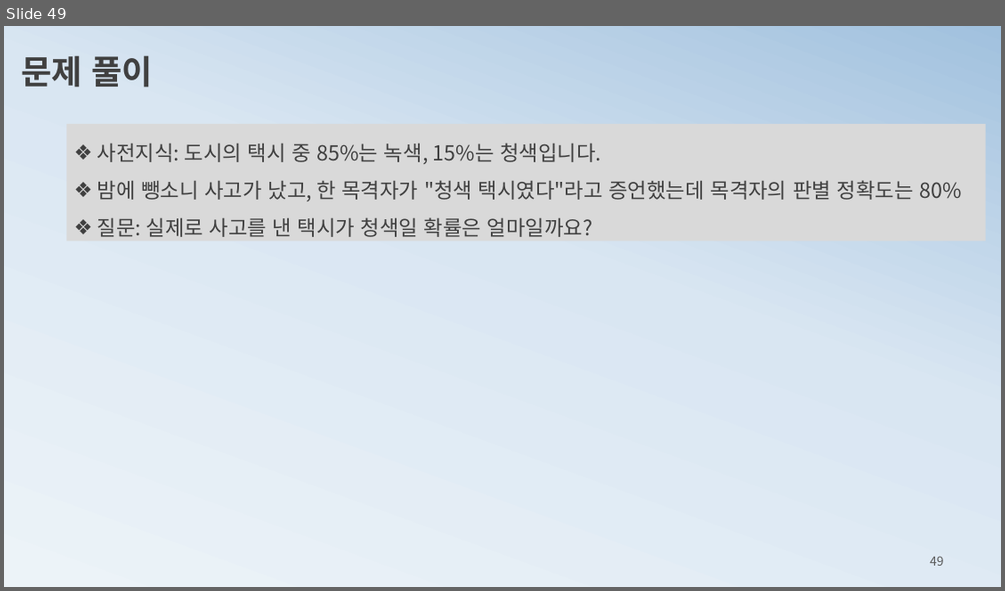
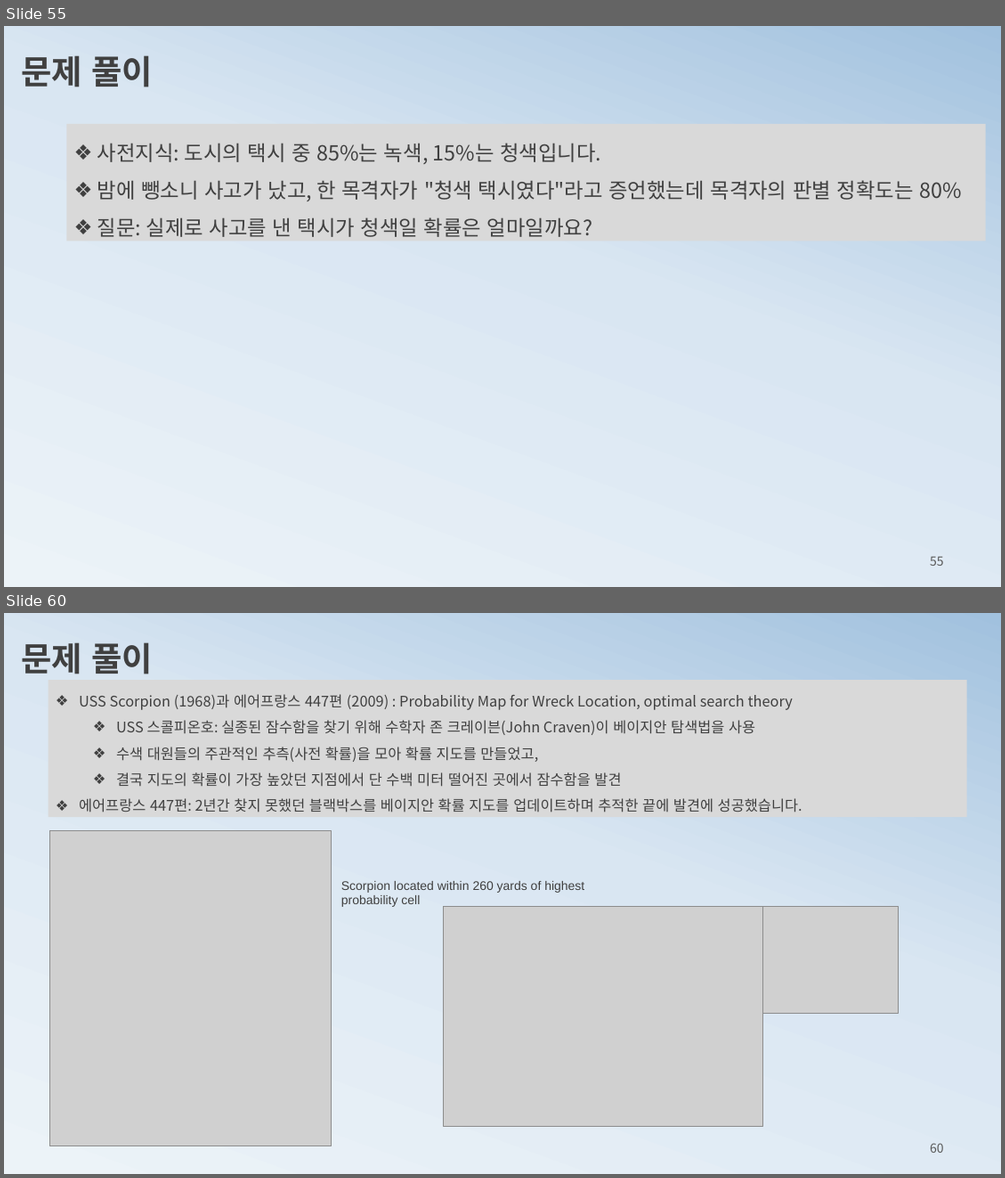
Before and after one commit to ancestor9/mathematics-for-machine-learning, a slide deck: 2_probability theory for machine learning.pptx. Shown one above the other, each under a label of ours: slide 49 before the commit, slides 55 and 60 after it; the slides between them are not shown. The pictures are 1005x591 and 1005x1178 pixels, drawn with LibreOffice and Linux fonts; fonts in the diff are those of the drawing; grey boxes stand for pictures. Boxes give left, top, right and bottom in pixels: in the first picture for what was removed or moved away, otherwise in the second. Text is boxed around its words. In the diff, an @@ line names an element or a change of style, - is before the commit and + after.

```diff
--- a/2_probability theory for machine learning.pptx
+++ b/2_probability theory for machine learning.pptx
@@ slide 60 added at (x1=4, y1=613, x2=1001, y2=1174), background gradient #ECF3F8 to #D9E6F2 to #A1C1DE @@
@@ text added at (x1=21, y1=642, x2=153, y2=674), 32 pt, text #404040, bold @@
+문제 풀이
@@ rectangle added at (x1=48, y1=680, x2=966, y2=817), fill #D9D9D9, 14 pt, text #404040 @@
+❖ USS Scorpion (1968)과 에어프랑스 447편 (2009) : Probability Map for Wreck Location, optimal search theory
+  ❖ USS 스콜피온호: 실종된 잠수함을 찾기 위해 수학자 존 크레이븐(John Craven)이 베이지안 탐색법을 사용
+  ❖ 수색 대원들의 주관적인 추측(사전 확률)을 모아 확률 지도를 만들었고,
+  ❖ 결국 지도의 확률이 가장 높았던 지점에서 단 수백 미터 떨어진 곳에서 잠수함을 발견
+❖ 에어프랑스 447편: 2년간 찾지 못했던 블랙박스를 베이지안 확률 지도를 업데이트하며 추적한 끝에 발견에 성공했습니다.
@@ picture added at (x1=49, y1=831, x2=332, y2=1145) @@
@@ text added at (x1=341, y1=881, x2=584, y2=907), 12 pt, text #404040 @@
+Scorpion located within 260 yards of highest probability cell
@@ picture added at (x1=763, y1=906, x2=898, y2=1013) @@
@@ picture added at (x1=444, y1=907, x2=763, y2=1126) @@
@@ page number added at (x1=930, y1=1143, x2=944, y2=1152), 12 pt, text #595959 @@
+60
@@ what was slide 49 is now slide 55 @@
@@ page number at (x1=930, y1=556, x2=944, y2=565): text changed @@
-49
+55
```
Also in this commit, not shown: 4 slides changed, 9 other slides added, 2 slides removed.
